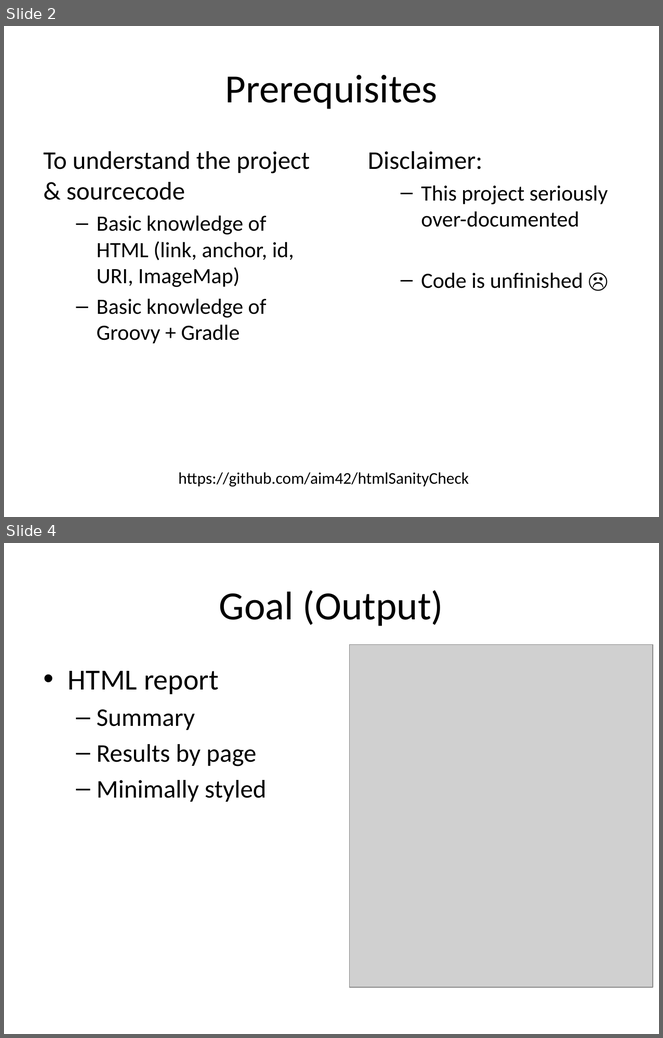
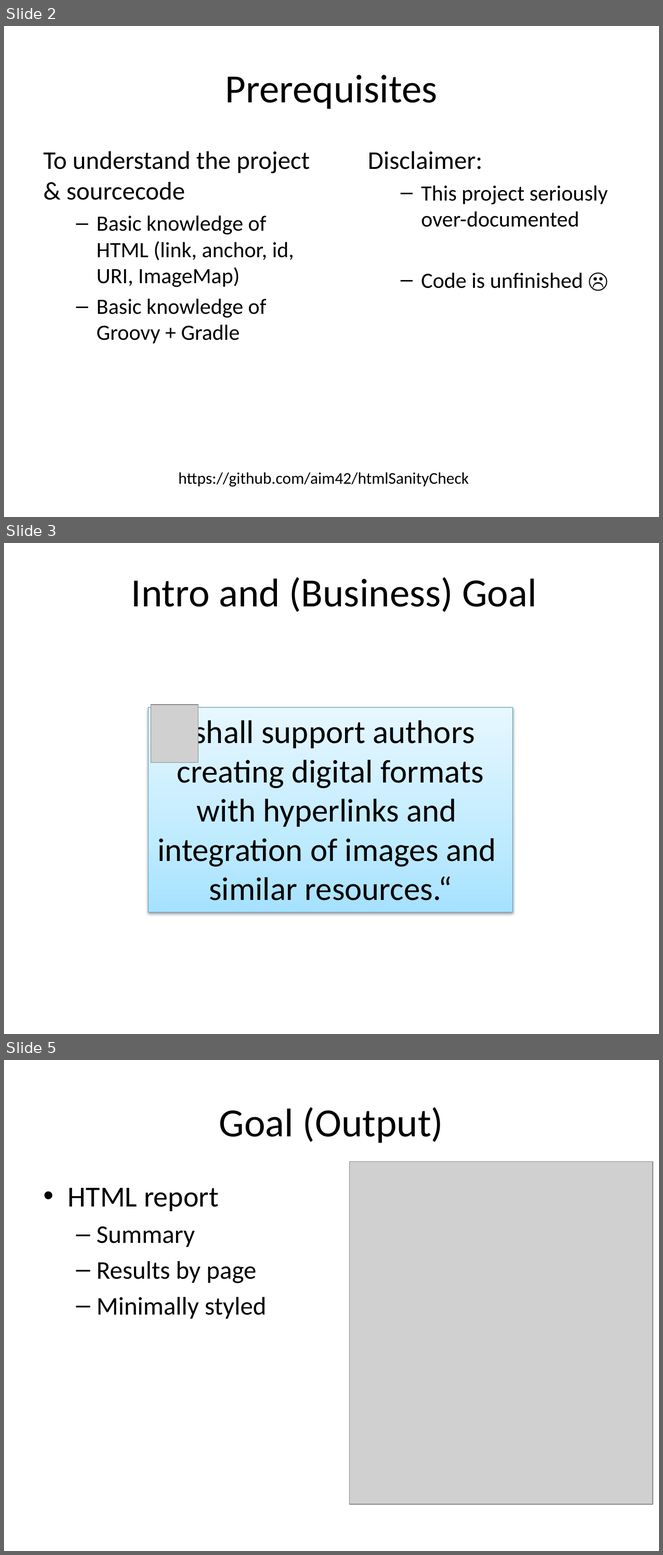
Before and after one commit to aim42/htmlSanityCheck, a slide deck: src/HTMLSC-presentation.pptx. Shown one above the other, each under a label of ours: slides 2 and 4 before the commit, slides 2, 3 and 5 after it; the slides between them are not shown. The pictures are 663x1038 and 663x1555 pixels, drawn with LibreOffice and Linux fonts; fonts in the diff are those of the drawing; grey boxes stand for pictures. Boxes give left, top, right and bottom in pixels: in the first picture for what was removed or moved away, otherwise in the second. Text is boxed around its words. In the diff, an @@ line names an element or a change of style, - is before the commit and + after.

Commit message:
include "business goal" in arc42 documentation

```diff
--- a/src/HTMLSC-presentation.pptx
+++ b/src/HTMLSC-presentation.pptx
@@ slide 3 added at bbox=[4, 543, 659, 1034], background #FFFFFF @@
@@ title added at bbox=[131, 577, 537, 612], 44 pt, text #000000 @@
+Intro and (Business) Goal
@@ rectangle added at bbox=[148, 707, 513, 913], fill gradient #A7E2FF to #C0EAFF to #E7F7FF, outline #4CA4C0 0.75 pt, 36 pt, text #000000 @@
+shall support authors
+creating digital formats
+with hyperlinks and
+integration of images and
+similar resources.“
@@ picture added at bbox=[151, 705, 198, 762] @@
@@ what was slide 4 is now slide 5 @@
```
Also in this commit, not shown: 1 slide changed, 1 other slide added, 1 slide removed, 1 other file.
